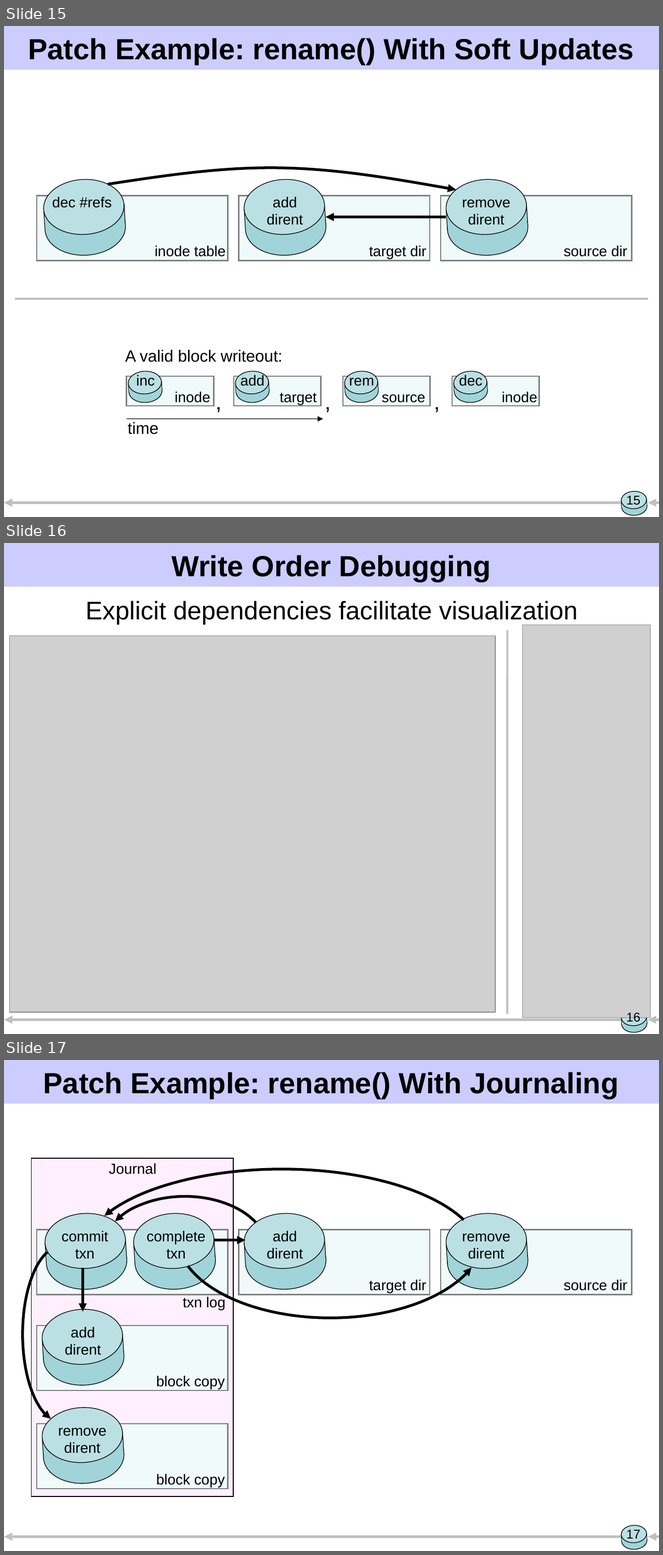
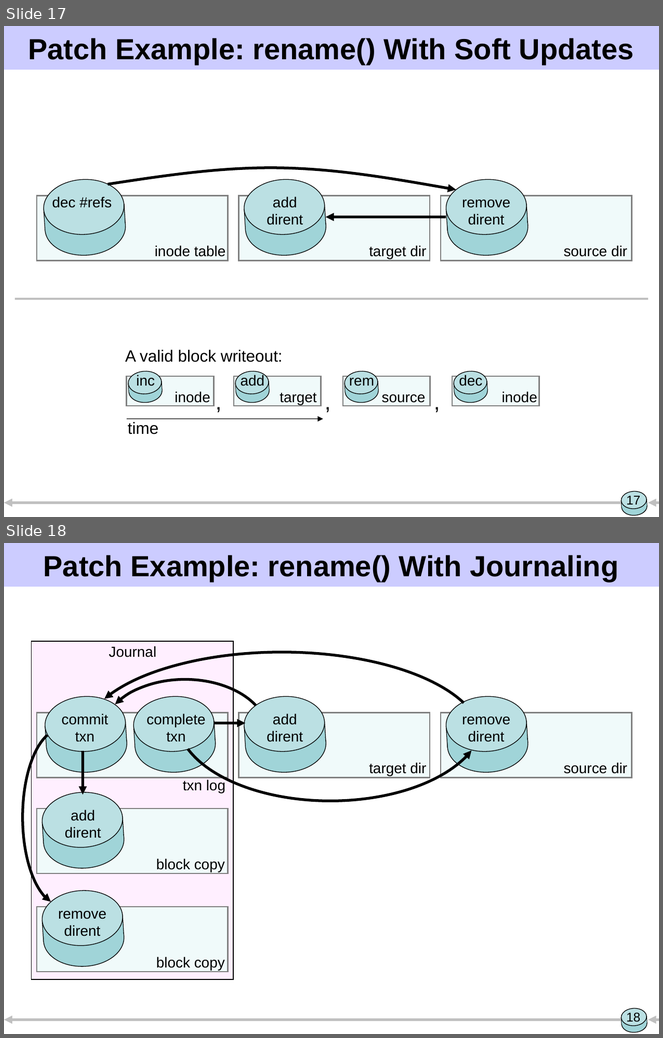
Before and after one commit to ucla-readable/fstitch-doc, a slide deck: sosp/pres.ppt. Shown one above the other, each under a label of ours: slides 15, 16 and 17 before the commit, slides 17 and 18 after it. The pictures are 663x1555 and 663x1038 pixels, drawn with LibreOffice and Linux fonts; fonts in the diff are those of the drawing; grey boxes stand for pictures. Boxes give left, top, right and bottom in pixels: in the first picture for what was removed or moved away, otherwise in the second. Text is boxed around its words. In the diff, an @@ line names an element or a change of style, - is before the commit and + after.

```diff
--- a/sosp/pres.ppt
+++ b/sosp/pres.ppt
@@ slide 16 removed at (4, 543, 659, 1034), background #FFFFFF; not listed: 7 template elements that a slide beside it also shows @@
@@ title removed at (171, 555, 491, 582) @@
-Write Order Debugging
@@ text removed at (86, 601, 578, 625) @@
-Explicit dependencies facilitate visualization
@@ picture removed at (9, 636, 495, 1013) @@
@@ line removed from (507, 1014) to (507, 630) @@
@@ picture removed at (523, 625, 651, 1018) @@
@@ page number removed at (626, 1013, 640, 1025) @@
-16
@@ what was slide 15 is now slide 17 @@
@@ page number at (626, 496, 640, 508): text changed @@
-15
+17
@@ what was slide 17 is now slide 18 @@
@@ page number at (626, 1013, 640, 1025): text changed @@
-17
+18
```
Also in this commit, not shown: 8 slides changed, 3 slides added.
